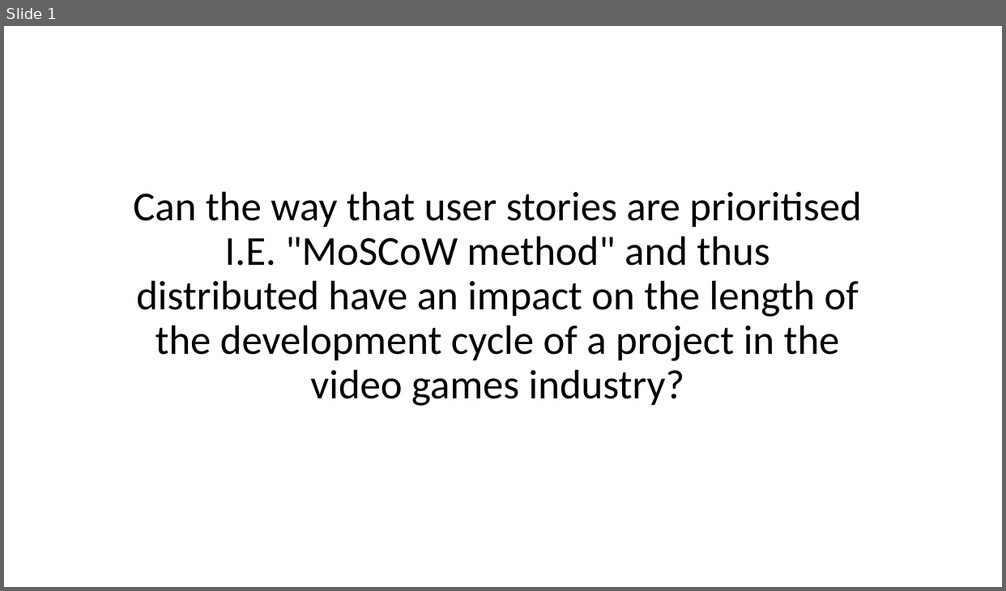
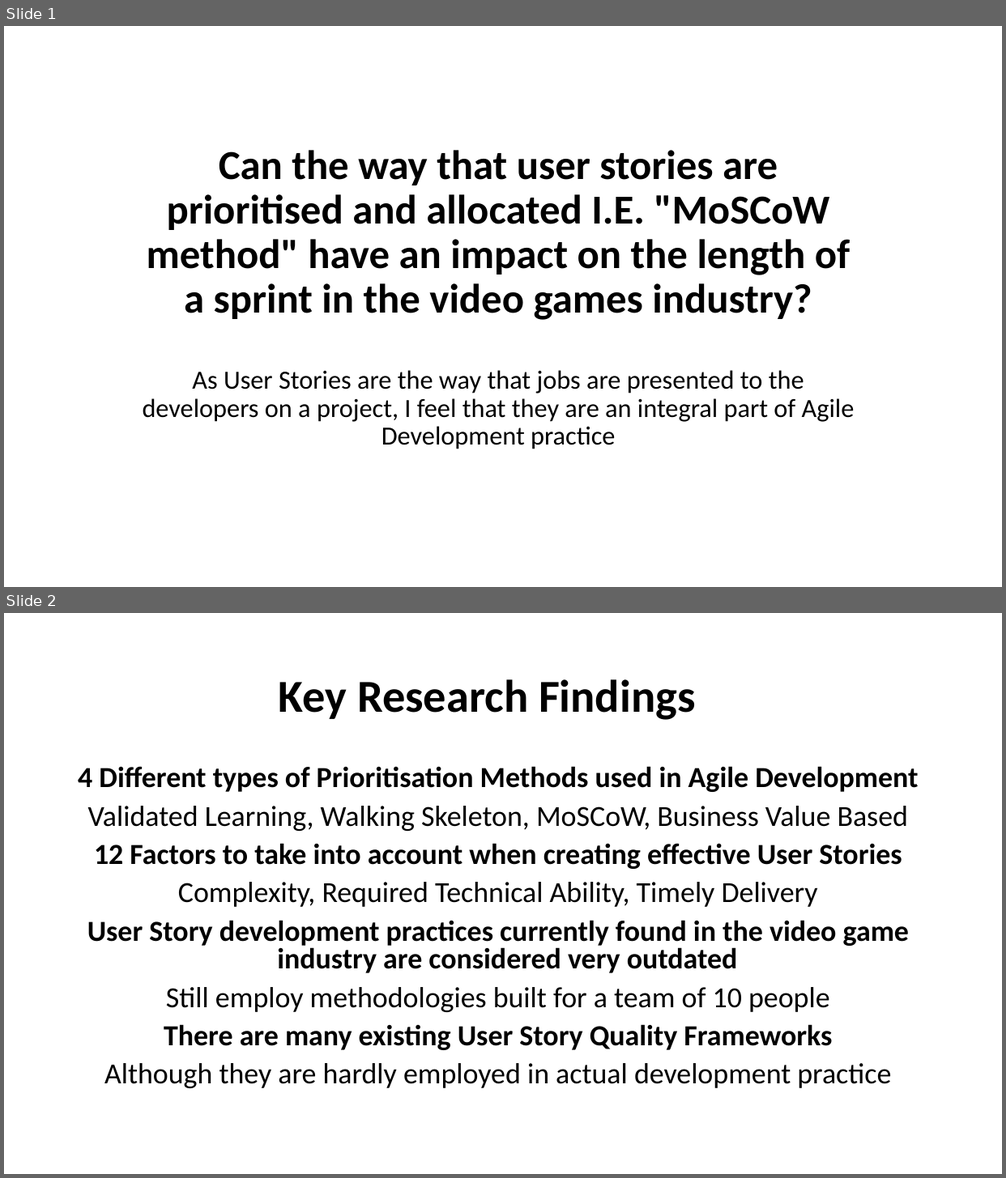
Before and after one commit to jack-maber/comp150-agile, a slide deck: Agilequestion.pptx. Shown one above the other, each under a label of ours: slide 1 before the commit, slides 1 and 2 after it. The pictures are 1006x591 and 1006x1178 pixels, drawn with LibreOffice and Linux fonts; fonts in the diff are those of the drawing. Boxes give left, top, right and bottom in pixels: in the first picture for what was removed or moved away, otherwise in the second. Text is boxed around its words. In the diff, an @@ line names an element or a change of style, - is before the commit and + after.

```diff
--- a/Agilequestion.pptx
+++ b/Agilequestion.pptx
@@ slide 2 added at (x1=4, y1=613, x2=1002, y2=1174), background #FFFFFF @@
@@ title added at (x1=279, y1=679, x2=696, y2=720), 44 pt, text #000000, bold @@
+Key Research Findings
@@ text added at (x1=78, y1=766, x2=918, y2=1088), 28 pt, text #000000, bold @@
+4 Different types of Prioritisation Methods used in Agile Development
+Validated Learning, Walking Skeleton, MoSCoW, Business Value Based
+12 Factors to take into account when creating effective User Stories
+Complexity, Required Technical Ability, Timely Delivery
+User Story development practices currently found in the video game industry are considered very outdated
+Still employ methodologies built for a team of 10 people
+There are many existing User Story Quality Frameworks
+Although they are hardly employed in actual development practice
@@ slide 1 changed as well @@
@@ title at (x1=143, y1=150, x2=854, y2=450): text changed; bold on @@
-Can the way that user stories are prioritised I.E. "MoSCoW method" and thus distributed have an impact on the length of the development cycle of a project in the video games industry?
+Can the way that user stories are prioritised and allocated I.E. "MoSCoW method" have an impact on the length of a sprint in the video games industry?
+As User Stories are the way that jobs are presented to the developers on a project, I feel that they are an integral part of Agile Development practice
```
Also in this commit, not shown: 1 other slide added, 3 slides removed, 1 other file.
